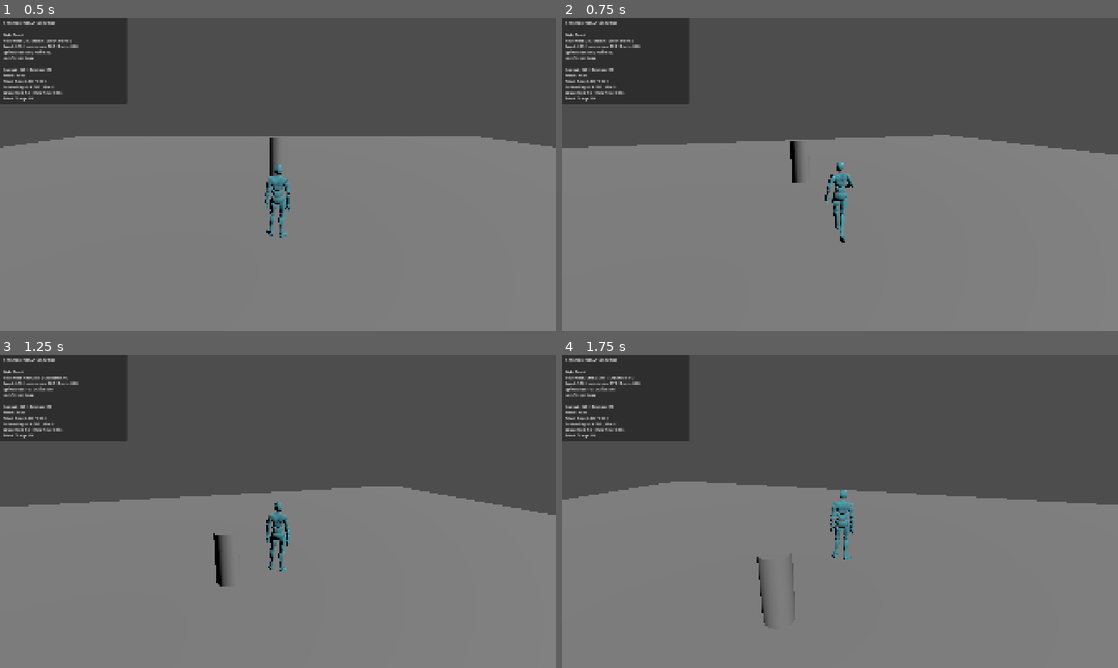
Above: before the commit, frames 1-4 (two rows, left to right).
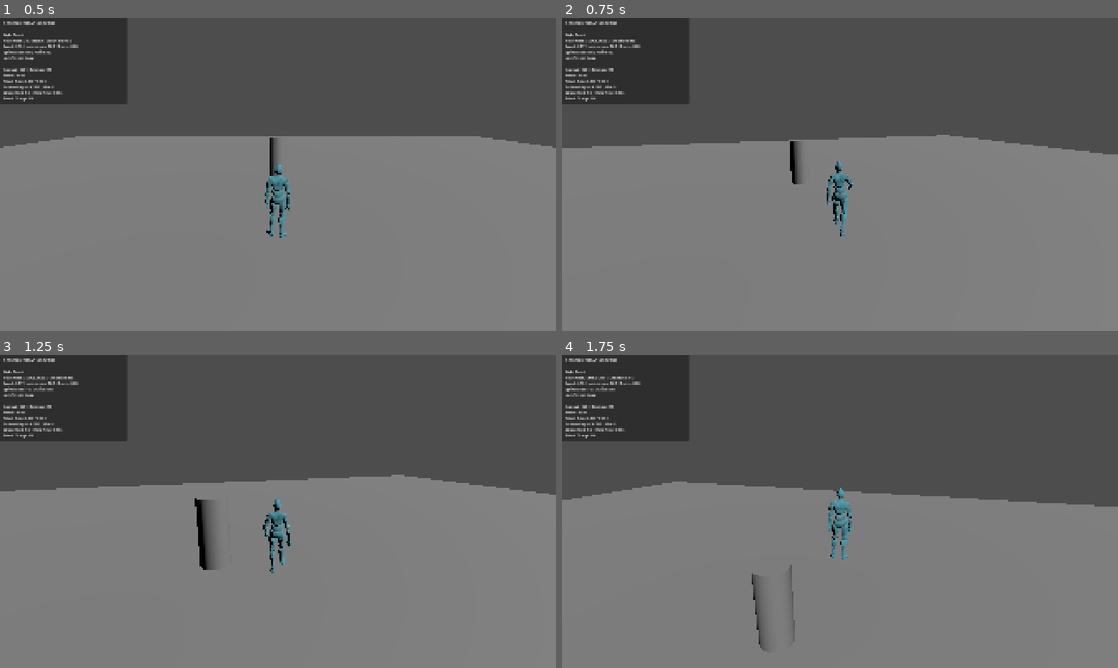
Above: after the commit, the same moments.

Repository: shroomiemies/GodscarCombatLab
Game: Godot game, scene res://scenes/tests/TestArena_Main.tscn
Two runs of this game, one before a commit and one after it. Both use one fixed random seed, a clock stepped at 60 frames per second and the inputs below.
Inputs (mouse positions are in pixels of both pictures, inside the frame that each line leads up to):
- Up to frame 1 (0.5 s): no input
- Up to frame 2 (0.75 s): tap Enter at 0.5 s; move the mouse to (867, 174) at 0.52 s; hold W (move_forward) from 0.53 s (still down); hold Ctrl (dodge) from 0.53 s (still down)
- Up to frame 3 (1.25 s): keep holding W (move_forward); keep holding Ctrl (dodge); tap Space (jump) at 0.77 s; tap Shift (sprint) at 0.8 s
- Up to frame 4 (1.75 s): keep holding W (move_forward); move the mouse to (812, 511) at 1.27 s; release Ctrl (dodge) at 1.28 s; tap Shift (sprint) at 1.35 s; tap Space (jump) at 1.52 s; tap Ctrl (dodge) at 1.55 s

Frame 1 is identical in both runs. In frame 2, 0.4% of the frame differs, in the area x 3-98%, y 6-72%; in frame 3, 5.9%, in the area x 0-100%, y 6-74%; in frame 4, 1.4%.

Commit message:
Added dodge and fixed camera spring arm bug

Diff:
--- a/scripts/actor/Player.gd
+++ b/scripts/actor/Player.gd
@@ -24,8 +24,16 @@
 @export var landing_acceleration: float = 8.0
 @export var ground_deceleration: float = 22.0
 @export var air_deceleration: float = 0.0
+
 @export_group("Sprint")
 @export var sprint_attack_min_speed: float = 5.15
+
+@export_group("Dodge")
+@export_range(0.05, 0.40, 0.01) var dodge_roll_hold_threshold: float = 0.16
+@export_range(0.10, 5.00, 0.05) var quick_step_distance: float = 1.75
+@export_range(0.05, 1.00, 0.01) var quick_step_duration: float = 0.18
+@export_range(0.10, 8.00, 0.05) var roll_distance: float = 4.25
+@export_range(0.05, 1.50, 0.01) var roll_duration: float = 0.52
 
 @export_group("Landing")
 @export var heavy_land_velocity: float = 12.0
@@ -53,6 +61,15 @@
 var last_fall_speed: float = 0.0
 var current_landing_type: LandingType = LandingType.LIGHT
 var current_land_duration: float = 0.12
+var dodge_input_pending: bool = false
+var dodge_input_held: bool = false
+var dodge_hold_time: float = 0.0
+var current_dodge_type: int = DodgeType.NONE
+var current_dodge_duration: float = 0.0
+var current_dodge_distance: float = 0.0
+# Stored relative to MovementFrame so future platform support can reuse it.
+var dodge_frame_direction: Vector3 = Vector3.ZERO
+var dodge_motion_velocity: Vector3 = Vector3.ZERO
 var jump_buffer_timer: float = 0.0
 var coyote_timer: float = 0.0
 
@@ -61,6 +78,8 @@
 	JUMP_START,
 	AIRBORNE,
 	LANDING,
+	DODGE_QUICK_STEP,
+	DODGE_ROLL,
 }
 
 enum LandingType {
@@ -69,6 +88,12 @@
 	IMPACT,
 }
 
+enum DodgeType {
+	NONE,
+	QUICK_STEP,
+	ROLL,
+}
+
 func _ready() -> void:
 	movement_frame = MovementFrame.world()
 
@@ -76,10 +101,16 @@
 	if event.is_action_pressed("lock_on"):
 		_toggle_lock_on()
 
+	if event.is_action_pressed("dodge"):
+		_begin_dodge_input()
+
+	if event.is_action_released("dodge"):
+		_release_dodge_input()
+
 	if event.is_action_pressed("sprint"):
 		_enable_sprint()
 
-	if event.is_action_released("move_forward") or event.is_action_released("move_left") or event.is_action_released("move_right") or event.is_action_released("move_backward"):
+	if event.is_action_released("move_forward") or event.is_action_released("move_left") or event.is_action_released("move_right") or event.is_action_released("move_back"):
 		_disable_sprint()
 
 	if event.is_action_pressed("walk"):
@@ -117,11 +148,12 @@
 
 	_update_timers(delta)
 	_update_movement_frame()
+	_update_dodge_input(delta)
 	_update_look_facing(delta)
 	_update_movement_state(delta)
 	_apply_player_movement(delta)
+
 	_update_fall_speed()
-
 	move_and_slide()
 
 	_after_movement(delta)
@@ -194,6 +226,10 @@
 			elif movement_state_time >= current_land_duration:
 				_start_grounded()
 
+		MovementState.DODGE_QUICK_STEP, MovementState.DODGE_ROLL:
+			if movement_state_time >= current_dodge_duration:
+				_finish_dodge()
+
 func _can_start_jump() -> bool:
 	if jump_buffer_timer <= 0.0:
 		return false
@@ -207,8 +243,190 @@
 	if velocity.y < 0.0:
 		last_fall_speed = max(last_fall_speed, abs(velocity.y))
 
+func _begin_dodge_input() -> void:
+	if dodge_input_pending or _is_dodging():
+		return
+
+	if not _can_start_dodge():
+		return
+
+	dodge_input_pending = true
+	dodge_input_held = true
+	dodge_hold_time = 0.0
+
+func _release_dodge_input() -> void:
+	if not dodge_input_held:
+		return
+
+	dodge_input_held = false
+
+	if not dodge_input_pending:
+		return
+
+	dodge_input_pending = false
+	_try_start_dodge(DodgeType.QUICK_STEP)
+
+func _update_dodge_input(delta: float) -> void:
+	if not dodge_input_pending:
+		return
+
+	if not dodge_input_held:
+		return
+
+	dodge_hold_time += delta
+
+	if dodge_hold_time < dodge_roll_hold_threshold:
+		return
+
+	dodge_input_pending = false
+	_try_start_dodge(DodgeType.ROLL)
+
+func _can_start_dodge() -> bool:
+	if movement_state != MovementState.GROUNDED:
+		return false
+
+	if not is_on_floor():
+		return false
+
+	if combat_controller != null and combat_controller.is_attacking():
+		return false
+
+	return true
+
+func _try_start_dodge(dodge_type: int) -> bool:
+	if not _can_start_dodge():
+		return false
+
+	var dodge_world_direction := _get_dodge_world_direction()
+	if dodge_world_direction.length_squared() <= 0.0001:
+		return false
+
+	var next_movement_state := MovementState.GROUNDED
+
+	match dodge_type:
+		DodgeType.QUICK_STEP:
+			current_dodge_distance = quick_step_distance
+			current_dodge_duration = quick_step_duration
+			next_movement_state = MovementState.DODGE_QUICK_STEP
+
+		DodgeType.ROLL:
+			current_dodge_distance = roll_distance
+			current_dodge_duration = roll_duration
+			next_movement_state = MovementState.DODGE_ROLL
+
+		_:
+			return false
+
+	current_dodge_type = dodge_type
+
+	if movement_frame != null:
+		dodge_frame_direction = movement_frame.world_direction_to_local(
+			dodge_world_direction
+		).normalized()
+	else:
+		dodge_frame_direction = dodge_world_direction
+
+	dodge_motion_velocity = Vector3.ZERO
+	locomotion_velocity = Vector3.ZERO
+
+	movement_state = next_movement_state
+	movement_state_time = 0.0
+
+	print("Dodge started: ", DodgeType.keys()[current_dodge_type])
+	return true
+
+func _finish_dodge() -> void:
+	dodge_motion_velocity = Vector3.ZERO
+	current_dodge_type = DodgeType.NONE
+	current_dodge_duration = 0.0
+	current_dodge_distance = 0.0
+	dodge_frame_direction = Vector3.ZERO
+
+	if is_on_floor():
+		_start_grounded()
+	else:
+		_start_airborne()
+
+func _is_dodging() -> bool:
+	return (
+		movement_state == MovementState.DODGE_QUICK_STEP
+		or movement_state == MovementState.DODGE_ROLL
+	)
+
+func _get_current_movement_basis() -> Basis:
+	var forward := -global_transform.basis.z
+	var right := global_transform.basis.x
+
+	forward.y = 0.0
+	right.y = 0.0
+
+	forward = forward.normalized()
+	right = right.normalized()
+
+	var movement_basis := Basis()
+	movement_basis.x = right
+	movement_basis.y = movement_frame.up
+	movement_basis.z = -forward
+
+	return movement_basis
+
+func _get_dodge_world_direction() -> Vector3:
+	var input_vector := Input.get_vector(
+		"move_left",
+		"move_right",
+		"move_forward",
+		"move_back"
+	)
+
+	var local_direction := Vector3(input_vector.x, 0.0, input_vector.y)
+
+	# No directional input means a defensive backstep/backward roll.
+	if local_direction.length_squared() <= 0.0001:
+		local_direction = Vector3.BACK
+	else:
+		local_direction = local_direction.normalized()
+
+	var world_direction := _get_current_movement_basis() * local_direction
+	world_direction.y = 0.0
+
+	if world_direction.length_squared() <= 0.0001:
+		return Vector3.ZERO
+
+	return world_direction.normalized()
+
+func _apply_dodge_motion_velocity() -> void:
+	if current_dodge_duration <= 0.0:
+		dodge_motion_velocity = Vector3.ZERO
+		return
+
+	var world_direction := dodge_frame_direction
+	var frame_up := Vector3.UP
+
+	if movement_frame != null:
+		world_direction = movement_frame.local_direction_to_world(
+			dodge_frame_direction
+		)
+		frame_up = movement_frame.up
+
+	world_direction = world_direction.slide(frame_up)
+
+	if world_direction.length_squared() <= 0.0001:
+		dodge_motion_velocity = Vector3.ZERO
+		return
+
+	dodge_motion_velocity = (
+		world_direction.normalized()
+		* (current_dodge_distance / current_dodge_duration)
+	)
+
+	velocity.x = dodge_motion_velocity.x
+	velocity.z = dodge_motion_velocity.z
+
 func _after_movement(_delta: float) -> void:
-	if movement_state == MovementState.AIRBORNE and is_on_floor():
+	if _is_dodging() and not is_on_floor():
+		_finish_dodge()
+
+	elif movement_state == MovementState.AIRBORNE and is_on_floor():
 		_start_landing()
 
 	_sync_locomotion_velocity_after_slide()
@@ -273,6 +491,15 @@
 	return LandingType.LIGHT
 
 func _apply_player_movement(delta: float) -> void:
+	if _is_dodging():
+		is_sprinting = false
+		current_local_movement_input = Vector2.ZERO
+		current_locomotion_blend_value = 0.0
+
+		_apply_dodge_motion_velocity()
+		_apply_gravity(delta)
+		return
+
 	var input_vector := Input.get_vector(
 		"move_left",
 		"move_right",
@@ -314,19 +541,7 @@
 	if input_vector.length() <= 0.0:
 		current_locomotion_blend_value = 0.0
 
-	var forward := -global_transform.basis.z
-	var right := global_transform.basis.x
-
-	forward.y = 0.0
-	right.y = 0.0
-
-	forward = forward.normalized()
-	right = right.normalized()
-
-	var movement_basis := Basis()
-	movement_basis.x = right
-	movement_basis.y = movement_frame.up
-	movement_basis.z = -forward
+	var movement_basis := _get_current_movement_basis()
 
 	var movement_lock: float = 1 - combat_controller.get_current_movement_lock_strength()
 	current_locomotion_blend_value *= movement_lock
@@ -376,6 +591,9 @@
 	print("Sprint enabled: ", sprint_enabled)
 
 func _try_main_attack() -> void:
+	if _is_dodging() or dodge_input_pending:
+		return
+
 	if combat_controller == null:
 		return
 
@@ -461,6 +679,9 @@
 			velocity.y = 0.0
 
 func _sync_locomotion_velocity_after_slide() -> void:
+	if _is_dodging():
+		return
+
 	if combat_controller != null and combat_controller.is_attacking():
 		return
 
@@ -468,6 +689,9 @@
 	locomotion_velocity.z = velocity.z
 
 func _begin_strong_attack() -> void:
+	if _is_dodging() or dodge_input_pending:
+		return
+
 	if combat_controller == null:
 		return
 
--- a/scripts/camera/CameraRig.gd
+++ b/scripts/camera/CameraRig.gd
@@ -13,6 +13,7 @@
 
 @onready var yaw_pivot: Node3D = $YawPivot
 @onready var pitch_pivot: Node3D = $YawPivot/PitchPivot
+@onready var spring_arm: SpringArm3D = $YawPivot/PitchPivot/SpringArm3D
 
 var yaw: float = 0.0
 var pitch: float = deg_to_rad(-15.0)
@@ -20,8 +21,10 @@
 
 func _ready() -> void:
 	Input.mouse_mode = Input.MOUSE_MODE_CAPTURED
+
 	if target != null:
 		global_position = _get_target_position()
+		_exclude_target_from_spring_arm()
 
 	yaw_pivot.rotation.y = yaw
 	pitch_pivot.rotation.x = pitch
@@ -58,6 +61,14 @@
 	if event is InputEventMouseButton and event.pressed:
 		if Input.mouse_mode == Input.MOUSE_MODE_VISIBLE:
 			Input.mouse_mode = Input.MOUSE_MODE_CAPTURED
+
+func _exclude_target_from_spring_arm() -> void:
+	var physics_target := target as PhysicsBody3D
+
+	if physics_target == null:
+		return
+
+	spring_arm.add_excluded_object(physics_target.get_rid())
 
 func get_flat_camera_basis() -> Basis:
 	var forward := -yaw_pivot.global_transform.basis.z
--- a/scripts/hit_detection/HitboxEmitter.gd
+++ b/scripts/hit_detection/HitboxEmitter.gd
@@ -518,7 +518,7 @@
 	height_axis: Vector3,
 	width: float,
 	height_size: float,
-	transform: Transform3D
+	_transform: Transform3D
 ) -> Array[Vector3]:
 	if width_axis.length_squared() < 0.0001:
 		width_axis = Vector3.RIGHT
@@ -548,8 +548,8 @@
 	var upper_right := right + height_axis * half_height
 
 	return [
-		transform * lower_left,
-		transform * upper_left,
-		transform * lower_right,
-		transform * upper_right,
+		_transform * lower_left,
+		_transform * upper_left,
+		_transform * lower_right,
+		_transform * upper_right,
 	]
Not shown, changed: docs/current_scope.md
